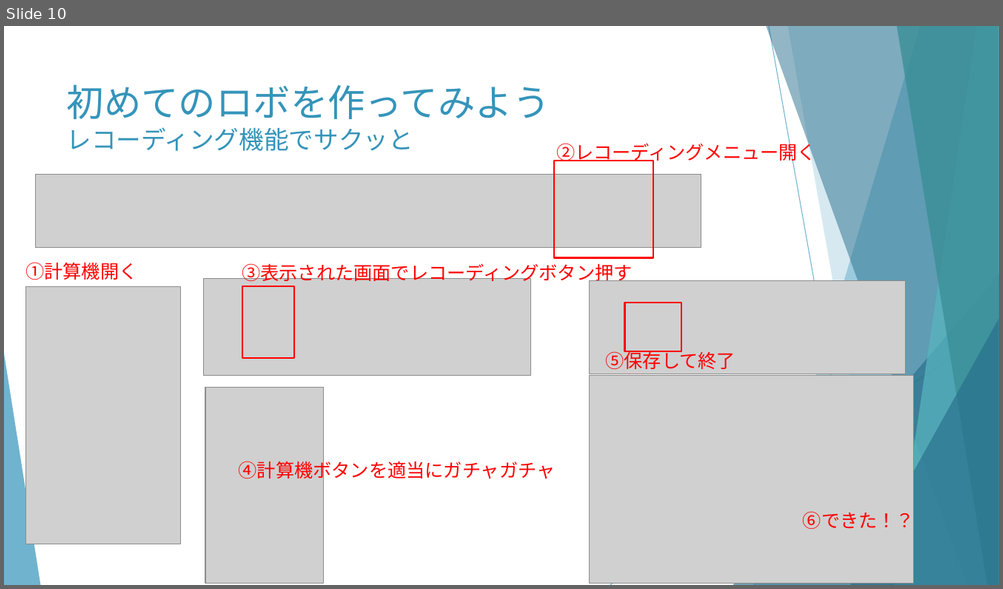
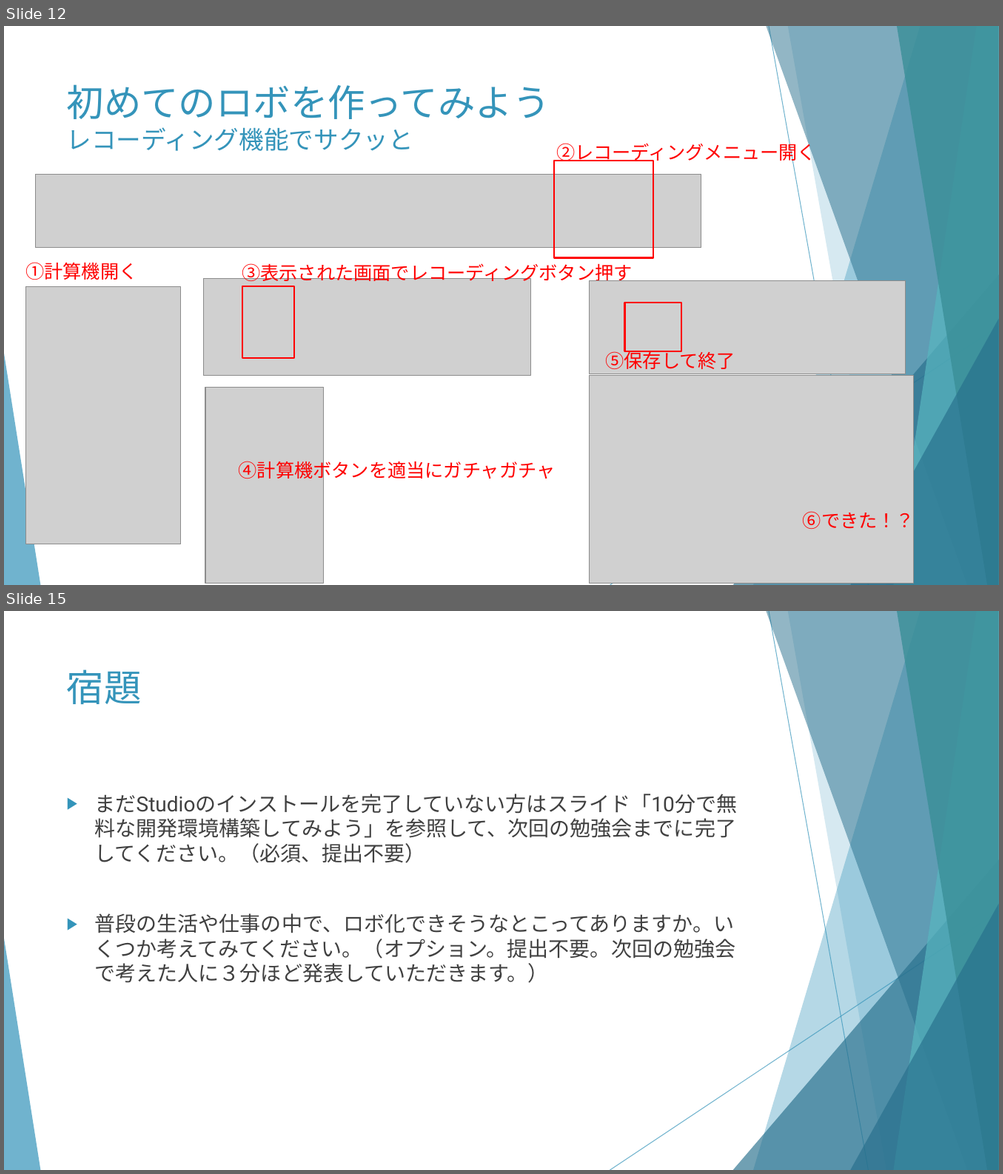
Before and after one commit to huangweijing/rpastudy, a slide deck: 020_RPA技術実施/20210218_RPA概要とUiPath環境構築/20210218_RPA概要とUiPath環境構築.pptx. Shown one above the other, each under a label of ours: slide 10 before the commit, slides 12 and 15 after it; the slides between them are not shown. The pictures are 1003x589 and 1003x1174 pixels, drawn with LibreOffice and Linux fonts; fonts in the diff are those of the drawing; grey boxes stand for pictures. Boxes give left, top, right and bottom in pixels: in the first picture for what was removed or moved away, otherwise in the second. Text is boxed around its words. In the diff, an @@ line names an element or a change of style, - is before the commit and + after.

```diff
--- a/020_RPA技術実施/20210218_RPA概要とUiPath環境構築/20210218_RPA概要とUiPath環境構築.pptx
+++ b/020_RPA技術実施/20210218_RPA概要とUiPath環境構築/20210218_RPA概要とUiPath環境構築.pptx
@@ slide 15 added at (x1=4, y1=611, x2=999, y2=1170), background #FFFFFF; not listed: 10 template elements that a slide beside it also shows @@
@@ title added at (x1=67, y1=669, x2=142, y2=704), 36 pt, text #3494BA @@
+宿題
@@ text added at (x1=95, y1=794, x2=737, y2=983), 20 pt, text #404040 @@
+▶ まだStudioのインストールを完了していない方はスライド「10分で無料な開発環境構築してみよう」を参照して、次回の勉強会までに完了してください。（必須、提出不要）
+▶ 普段の生活や仕事の中で、ロボ化できそうなとこってありますか。いくつか考えてみてください。（オプション。提出不要。次回の勉強会で考えた人に３分ほど発表していただきます。）
@@ what was slide 10 is now slide 12 @@
```
Also in this commit, not shown: 5 slides changed, 3 other slides added, 1 slide removed, 2 other files.
